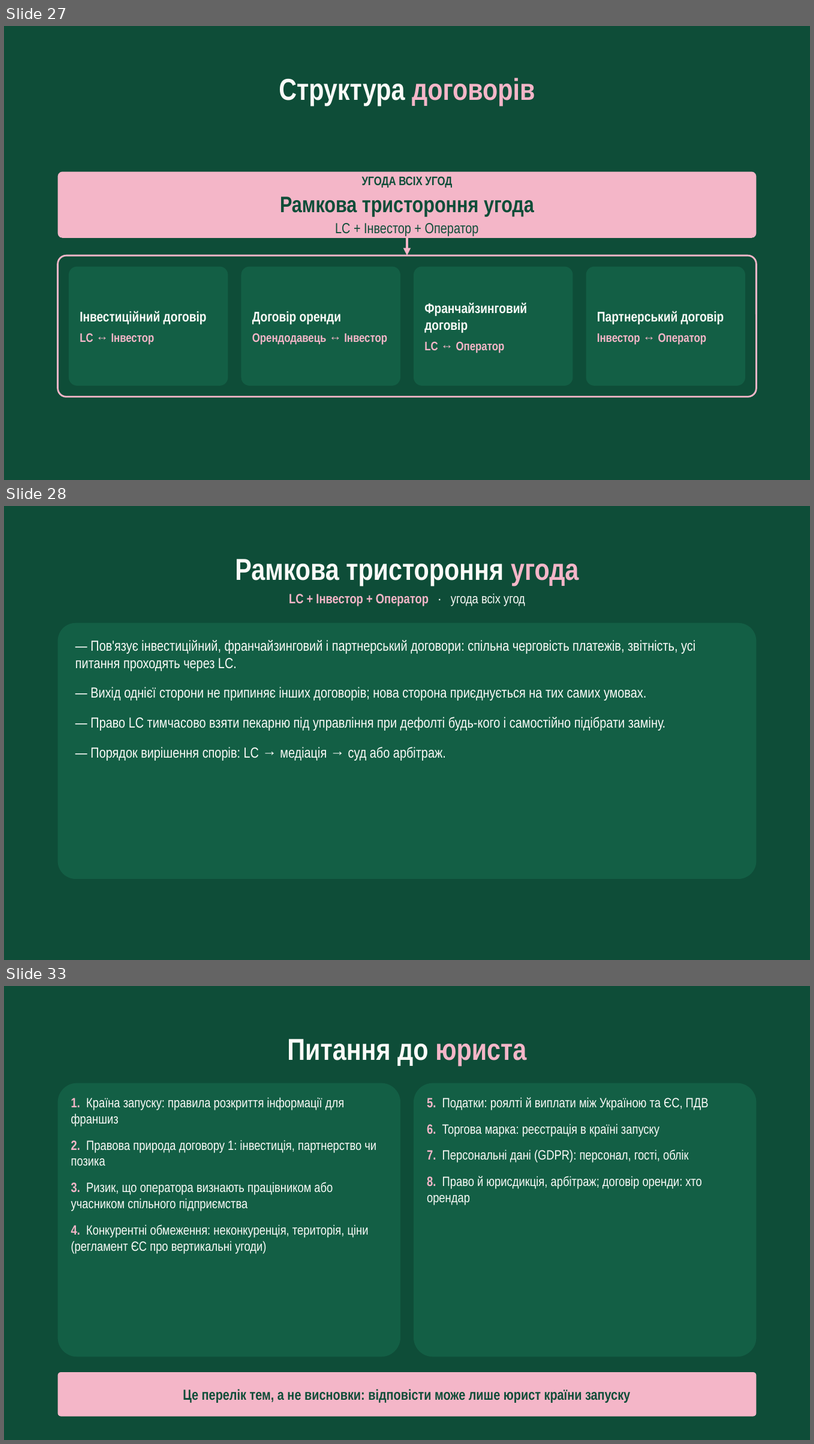
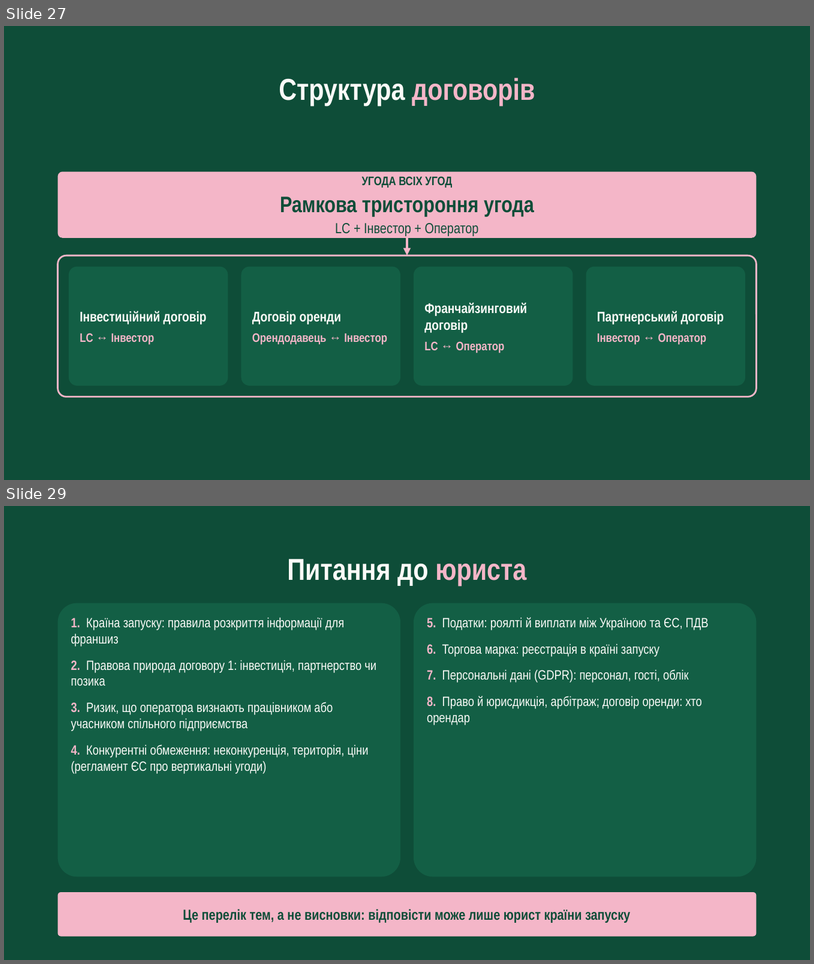
Before and after one commit to denfidiriv-cmyk/xcrypto, a slide deck: presentation_with_contract.pptx. Shown one above the other, each under a label of ours: slides 27, 28 and 33 before the commit, slides 27 and 29 after it; the slides between them are not shown. The pictures are 814x1444 and 814x964 pixels, drawn with LibreOffice and Linux fonts; fonts in the diff are those of the drawing. Boxes give left, top, right and bottom in pixels: in the first picture for what was removed or moved away, otherwise in the second. Text is boxed around its words. In the diff, an @@ line names an element or a change of style, - is before the commit and + after.

```diff
--- a/presentation_with_contract.pptx
+++ b/presentation_with_contract.pptx
@@ slide 28 removed at (x1=4, y1=506, x2=810, y2=960), background #0E4D38 @@
@@ text removed at (x1=235, y1=559, x2=579, y2=586) @@
-Рамкова тристороння угода
@@ text removed at (x1=289, y1=593, x2=525, y2=606) @@
-LC + Інвестор + Оператор · угода всіх угод
@@ rounded rectangle removed at (x1=57, y1=623, x2=756, y2=879) @@
@@ text removed at (x1=75, y1=640, x2=696, y2=760) @@
-— Пов'язує інвестиційний, франчайзинговий і партнерський договори: спільна черговість платежів, звітність, усі питання проходять через LC.
-— Вихід однієї сторони не припиняє інших договорів; нова сторона приєднується на тих самих умовах.
-— Право LC тимчасово взяти пекарню під управління при дефолті будь-кого і самостійно підібрати заміну.
-— Порядок вирішення спорів: LC → медіація → суд або арбітраж.
@@ what was slide 33 is now slide 29 @@
```
Also in this commit, not shown: 1 slide added, 4 other slides removed.
